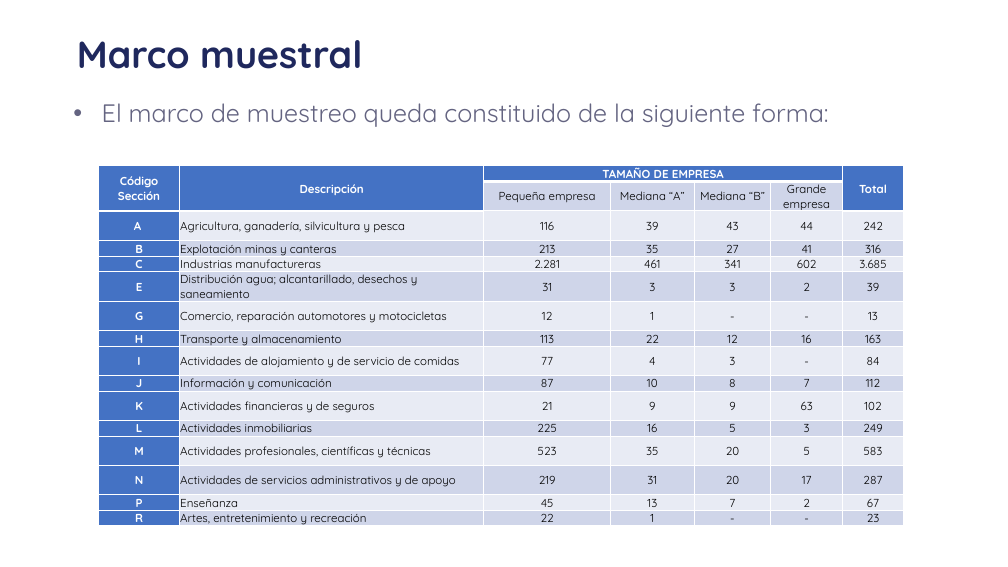
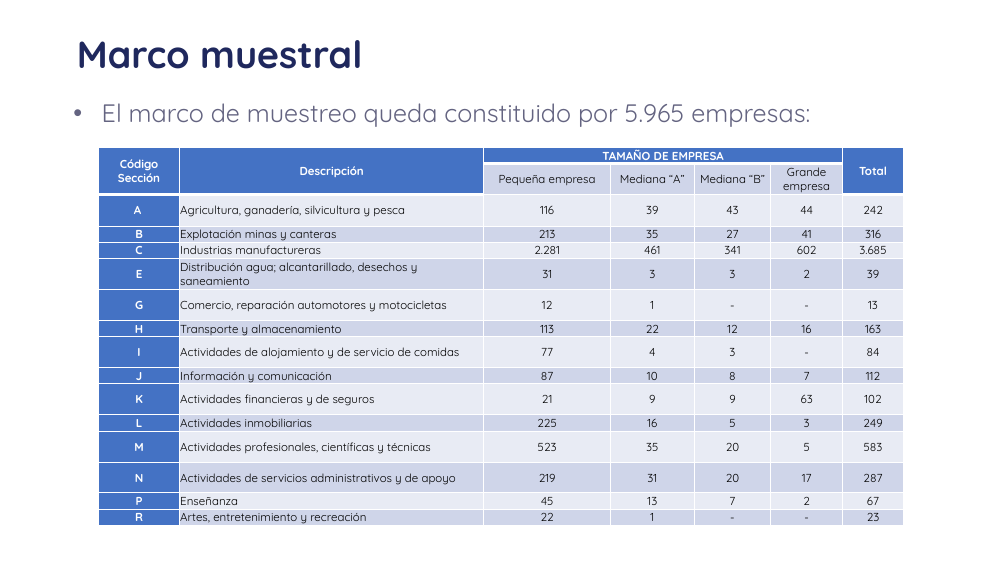
Before and after one commit to ohmar2023/IPP-2023, a slide deck: slide 6 of PRODUCTOS/INFORMES/Plantilla_PPT_INEC_2022.pptx. Drawn at 1008x567 pixels with LibreOffice and Linux fonts; fonts in the diff are those of the drawing; background and template pictures are left out. Boxes give left, top, right and bottom in pixels: in the first picture for what was removed or moved away, otherwise in the second. Text is boxed around its words. In the diff, an @@ line names an element or a change of style, - is before the commit and + after.

```diff
--- a/PRODUCTOS/INFORMES/Plantilla_PPT_INEC_2022.pptx
+++ b/PRODUCTOS/INFORMES/Plantilla_PPT_INEC_2022.pptx
@@ text at (x1=102, y1=103, x2=810, y2=127): text changed @@
-• El marco de muestreo queda constituido de la siguiente forma:
+• El marco de muestreo queda constituido por 5.965 empresas:
@@ table resized from (x1=98, y1=166, x2=904, y2=530) to (x1=98, y1=147, x2=904, y2=528) @@
```
Also in this commit, not shown: 2 other slides changed, 3 other files.
